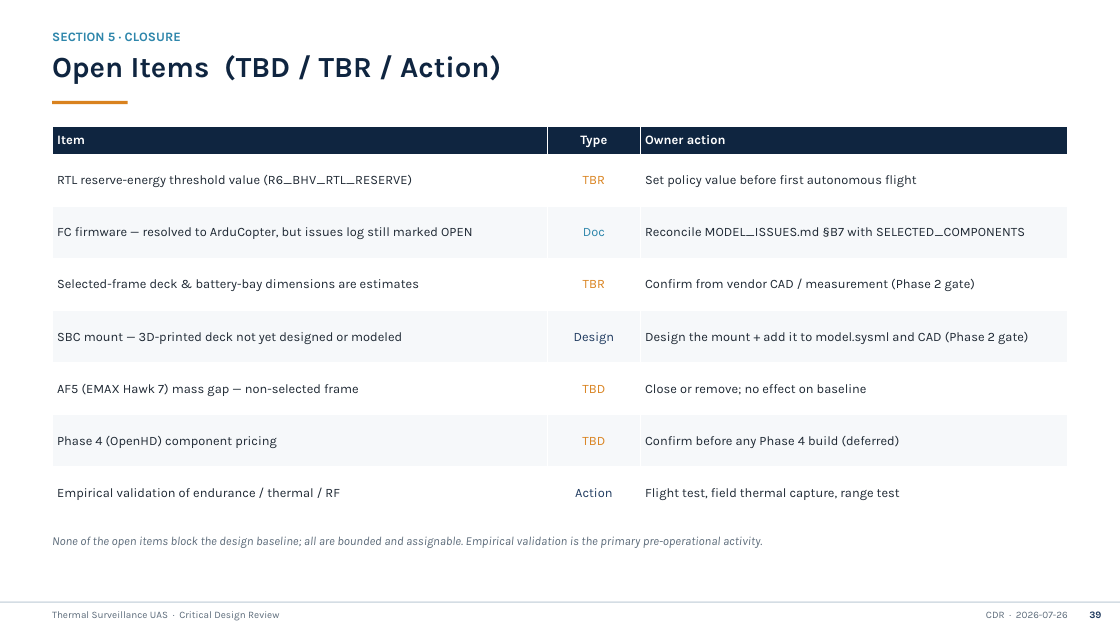
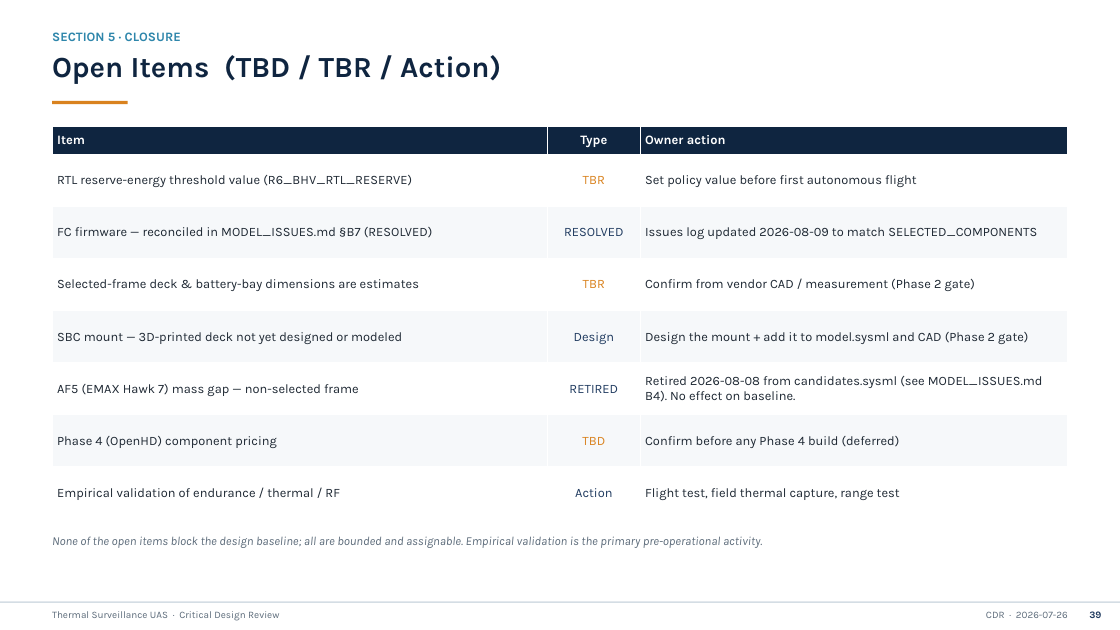
Before and after one commit to david12daniel/SurveillanceDrone, a slide deck: slide 40 of CDR_Thermal_Surveillance_Drone.pptx. Drawn at 1120x630 pixels with LibreOffice and Linux fonts; fonts in the diff are those of the drawing. Boxes give left, top, right and bottom in pixels: in the first picture for what was removed or moved away, otherwise in the second. Text is boxed around its words. In the diff, an @@ line names an element or a change of style, - is before the commit and + after.

```diff
--- a/CDR_Thermal_Surveillance_Drone.pptx
+++ b/CDR_Thermal_Surveillance_Drone.pptx
@@ table at [52,126,1068,519] @@
-row 3: FC firmware — resolved to ArduCopter, but issues log still marked OPEN | Doc | Reconcile MODEL_ISSUES.md §B7 with SELECTED_COMPONENTS
+row 3: FC firmware — reconciled in MODEL_ISSUES.md §B7 (RESOLVED) | RESOLVED | Issues log updated 2026-08-09 to match SELECTED_COMPONENTS
-row 6, column 2: TBD
+row 6, column 2: RETIRED
-row 6, column 3: Close or remove; no effect on baseline
+row 6, column 3: Retired 2026-08-08 from candidates.sysml (see MODEL_ISSUES.md B4). No effect on baseline.
```
Also in this commit, not shown: 6 other slides changed, 8 other files.
